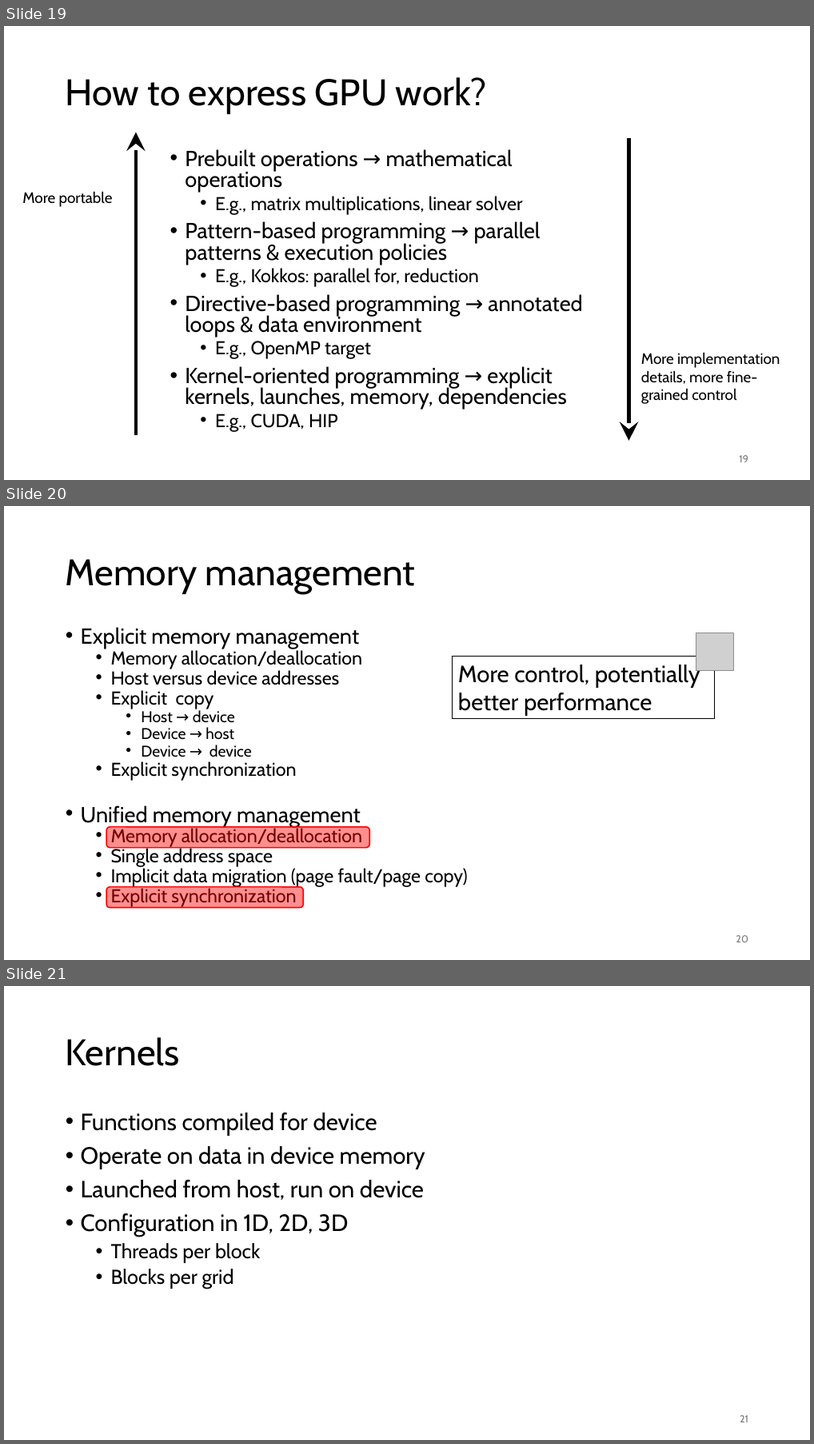
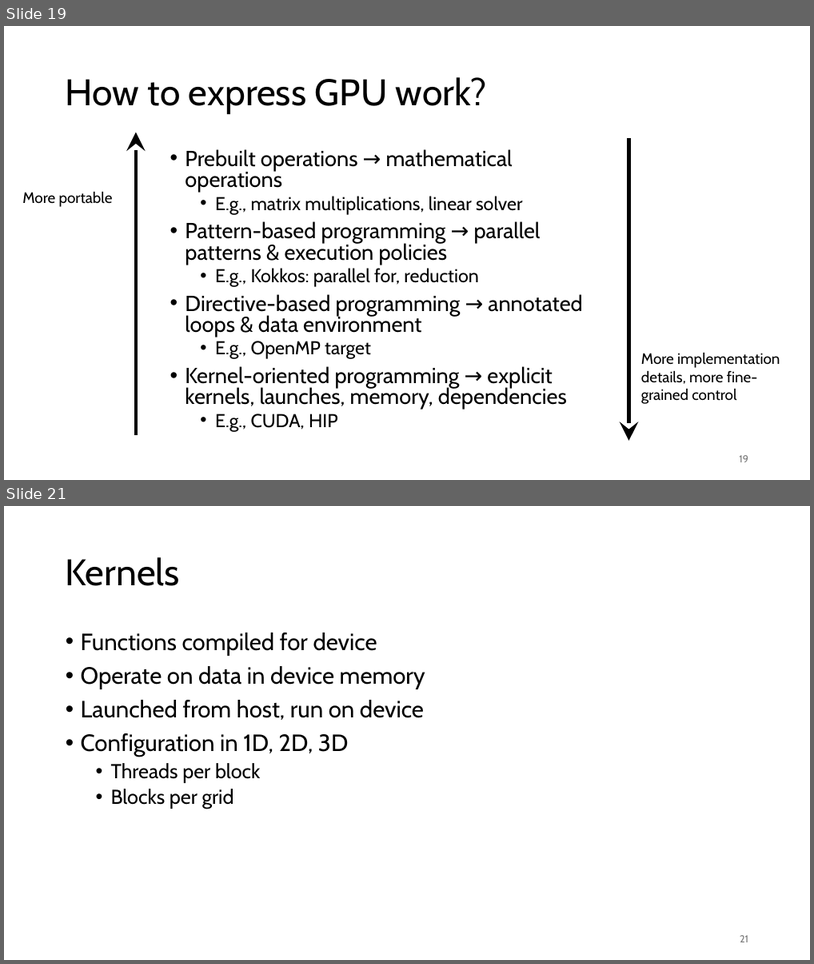
Before and after one commit to gjbex/GPU-programming, a slide deck: gpu_programming.pptx. Shown one above the other, each under a label of ours: slides 19, 20 and 21 before the commit, slides 19 and 21 after it; the slides between them are not shown. The pictures are 814x1444 and 814x964 pixels, drawn with LibreOffice and Linux fonts; fonts in the diff are those of the drawing; grey boxes stand for pictures. Boxes give left, top, right and bottom in pixels: in the first picture for what was removed or moved away, otherwise in the second. Text is boxed around its words. In the diff, an @@ line names an element or a change of style, - is before the commit and + after.

Commit message:
Update data placement slide

```diff
--- a/gpu_programming.pptx
+++ b/gpu_programming.pptx
@@ slide 20 removed at (x1=4, y1=506, x2=810, y2=960), background #FFFFFF @@
@@ title removed at (x1=66, y1=559, x2=416, y2=594) @@
-Memory management
@@ text removed at (x1=81, y1=627, x2=467, y2=907) @@
-• Explicit memory management
-  • Memory allocation/deallocation
-  • Host versus device addresses
-  • Explicit copy
-    • Host → device
-    • Device → host
-    • Device → device
-  • Explicit synchronization
-• Unified memory management
-  • Memory allocation/deallocation
-  • Single address space
-  • Implicit data migration (page fault/page copy)
-  • Explicit synchronization
@@ picture removed at (x1=697, y1=632, x2=734, y2=670) @@
@@ rectangle removed at (x1=452, y1=656, x2=715, y2=719) @@
-More control, potentially
-better performance
@@ rounded rectangle removed at (x1=107, y1=827, x2=370, y2=847) @@
@@ rounded rectangle removed at (x1=107, y1=887, x2=304, y2=907) @@
@@ page number removed at (x1=736, y1=935, x2=749, y2=942) @@
-20
```
Also in this commit, not shown: 1 slide added.
